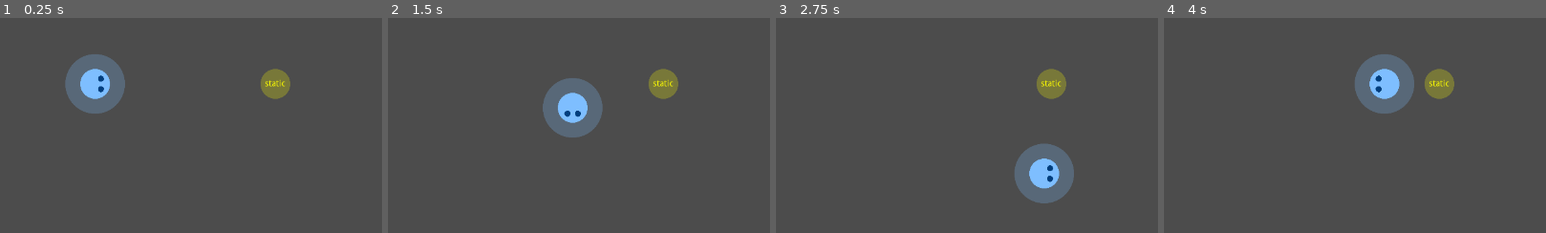
Above: before the commit, frames 1-4 (left to right).
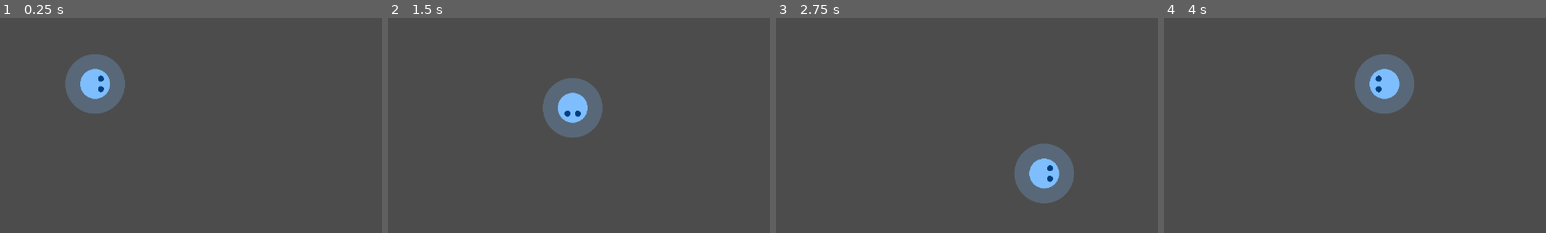
Above: after the commit, the same moments.

Repository: saimukzi/NfaoPoSim
Game: Godot game, scene res://DemoStage/DemoStage.tscn
Same seed, same stepped clock (60 frames per second), same inputs: the game is played once before the commit and once after it. Sound files missing from this copy of the repository are replaced by a short silence.
Inputs:
- Up to frame 1 (0.25 s): no input
- Up to frame 2 (1.5 s): tap Enter at 0.5 s; hold Right (game_right) 0.53-1.28 s; hold Z (game_eat) 0.53-1.28 s; hold Down (game_down) from 1.28 s (still down); tap Z (game_eat) at 1.35 s
- Up to frame 3 (2.75 s): release Down (game_down) at 2.03 s; hold Right (game_right) from 2.03 s (still down); hold Z (game_eat) from 2.03 s (still down)
- Up to frame 4 (4 s): release Right (game_right) at 2.78 s; release Z (game_eat) at 2.78 s; hold Up (game_up) 2.78-3.53 s; tap Z (game_eat) at 2.85 s; hold Left (game_left) from 3.53 s (still down); hold Z (game_eat) from 3.53 s (still down)
The pictures show only the part of the screen within x 26-76%, y 35-85%; the shares and areas given below are measured in that part.

The runs differ from the first frame. In frame 1, 0.8% of the frame differs, in the area x 68-76%, y 23-38%; in frame 2, 0.8%; in frame 3, 0.8%; in frame 4, 0.8%.

Commit message:
del MobSpawner from DemoScene

Diff:
--- a/DemoStage/DemoStage.tscn
+++ b/DemoStage/DemoStage.tscn
@@ -1,8 +1,6 @@
-[gd_scene load_steps=5 format=2]
+[gd_scene load_steps=3 format=2]
 
 [ext_resource path="res://GameBase/GameBase.tscn" type="PackedScene" id=1]
-[ext_resource path="res://assets/circle-fill-256.png" type="Texture" id=2]
-[ext_resource path="res://DebugStage/MobSpawner.gd" type="Script" id=3]
 [ext_resource path="res://GameBase/FlagBase.tscn" type="PackedScene" id=4]
 
 [node name="DemoStage" type="Node"]
@@ -12,28 +10,6 @@
 [node name="PolicePlayer" parent="Game/Map" index="0"]
 position = Vector2( 489, 360 )
 
-[node name="MobSpawner" type="Node2D" parent="Game/Map" index="1"]
-position = Vector2( 791, 360 )
-script = ExtResource( 3 )
-map = NodePath("../../..")
-anthem_system = NodePath("../../AnthemSystem")
-
-[node name="Circle-fill-256" type="Sprite" parent="Game/Map/MobSpawner"]
-modulate = Color( 1, 1, 0, 0.247059 )
-scale = Vector2( 0.195, 0.195 )
-texture = ExtResource( 2 )
-
-[node name="Label" type="Label" parent="Game/Map/MobSpawner"]
-modulate = Color( 1, 1, 0, 1 )
-anchor_right = 0.5
-margin_left = -50.0
-margin_top = -10.0
-margin_right = 50.0
-margin_bottom = 10.0
-text = "static"
-align = 1
-valign = 1
-
 [node name="FlagBase" parent="Game" instance=ExtResource( 4 )]
 position = Vector2( 81, 360 )
 anthem_system = NodePath("../AnthemSystem")
